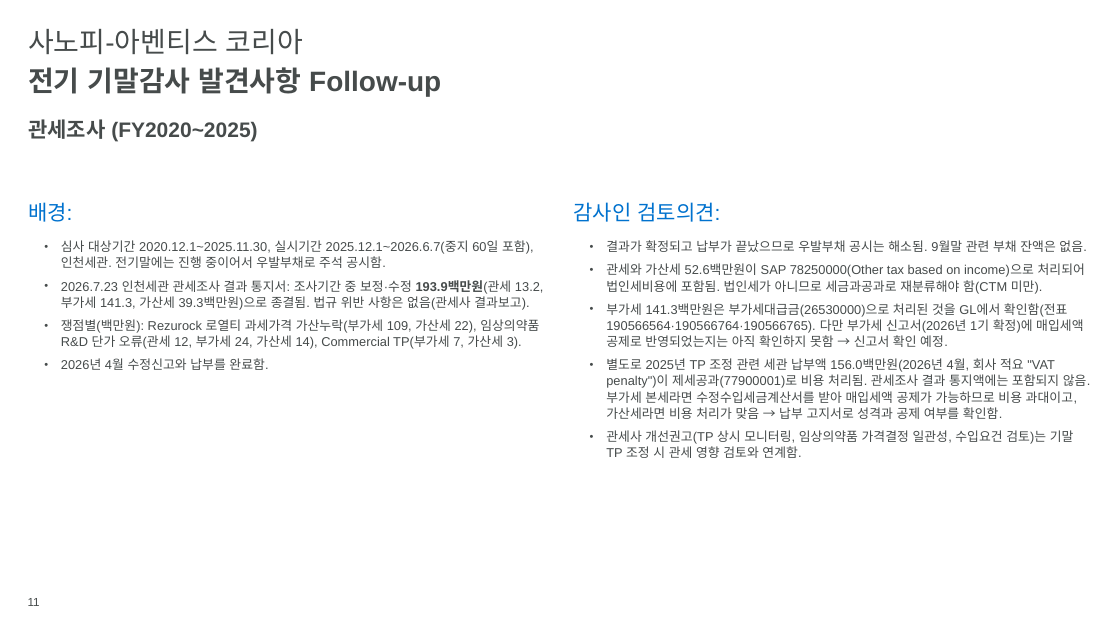
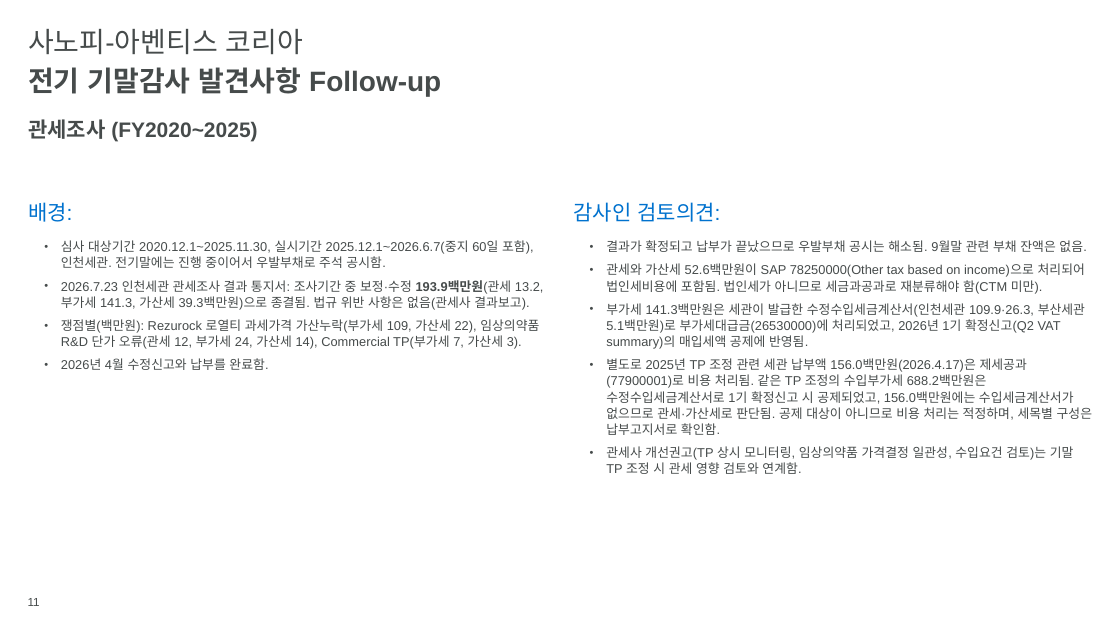
Before and after one commit to hansesle-maker/code, a slide deck: slide 11 of deliverables/SAK_FY2026_Interim_Closing_KO.pptx. Drawn at 1120x630 pixels with LibreOffice and Linux fonts; fonts in the diff are those of the drawing; background and template pictures are left out. Boxes give left, top, right and bottom in pixels: in the first picture for what was removed or moved away, otherwise in the second. Text is boxed around its words. In the diff, an @@ line names an element or a change of style, - is before the commit and + after.

```diff
--- a/deliverables/SAK_FY2026_Interim_Closing_KO.pptx
+++ b/deliverables/SAK_FY2026_Interim_Closing_KO.pptx
@@ text at [606,303,1092,435]: text changed @@
-  • 부가세 141.3백만원은 부가세대급금(26530000)으로 처리된 것을 GL에서 확인함(전표 190566564·190566764·190566765). 다만 부가세 신고서(2026년 1기 확정)에 매입세액 공제로 반영되었는지는 아직 확인하지 못함 → 신고서 확인 예정.
-  • 별도로 2025년 TP 조정 관련 세관 납부액 156.0백만원(2026년 4월, 회사 적요 "VAT penalty")이 제세공과(77900001)로 비용 처리됨. 관세조사 결과 통지액에는 포함되지 않음. 부가세 본세라면 수정수입세금계산서를 받아 매입세액 공제가 가능하므로 비용 과대이고, 가산세라면 비용 처리가 맞음 → 납부 고지서로 성격과 공제 여부를 확인함.
+  • 부가세 141.3백만원은 세관이 발급한 수정수입세금계산서(인천세관 109.9·26.3, 부산세관 5.1백만원)로 부가세대급금(26530000)에 처리되었고, 2026년 1기 확정신고(Q2 VAT summary)의 매입세액 공제에 반영됨.
+  • 별도로 2025년 TP 조정 관련 세관 납부액 156.0백만원(2026.4.17)은 제세공과(77900001)로 비용 처리됨. 같은 TP 조정의 수입부가세 688.2백만원은 수정수입세금계산서로 1기 확정신고 시 공제되었고, 156.0백만원에는 수입세금계산서가 없으므로 관세·가산세로 판단됨. 공제 대상이 아니므로 비용 처리는 적정하며, 세목별 구성은 납부고지서로 확인함.
```
Also in this commit, not shown: 1 other slide changed.
